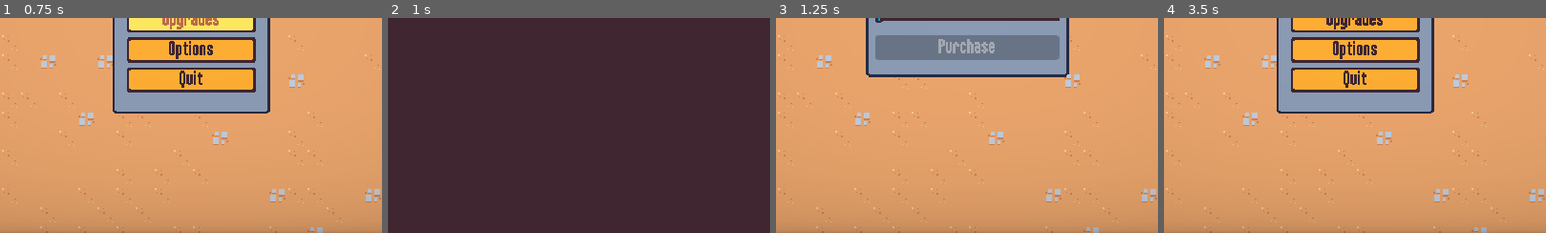
Above: before the commit, frames 1-4 (left to right).
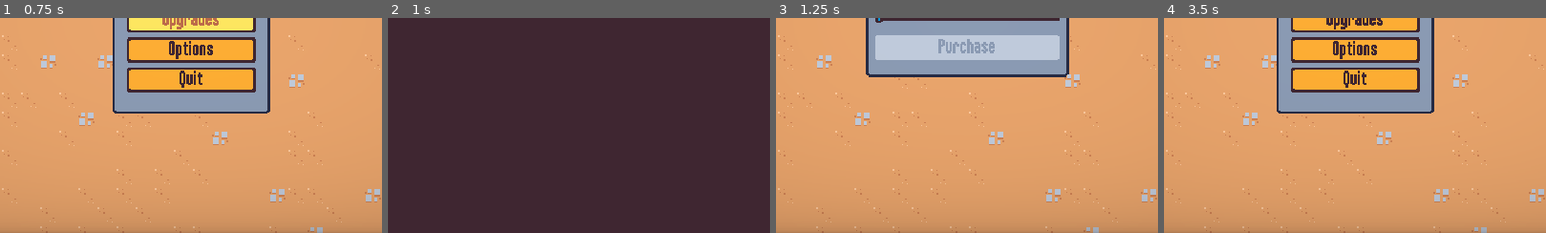
Above: after the commit, the same moments.

Repository: Yrainyw/2D-Survivors
Game: Godot game, scene res://Scenes/UI/main_menu.tscn
The game is run twice, just before and just after one commit, with the same random seed, the same clock (stepped at 60 frames per second) and the same inputs.
Inputs (mouse positions are % of the whole screen's width and height, from its top left):
- Up to frame 1 (0.75 s): click "Upgrades" at 0.5 s
- Up to frame 2 (1 s): no input
- Up to frame 3 (1.25 s): no input
- Up to frame 4 (3.5 s): move the mouse to (72, 45) at 1.27 s; press the mouse at (72, 45) at 1.28 s; hold D (move_right) 1.28-2.03 s; tap Enter at 2 s; move the mouse to (30, 55) at 2.02 s; release the mouse at (30, 55) at 2.03 s; hold S (move_down) 2.03-2.75 s; click (30, 55) at 2.1 s; click "Back" at 2.75 s
The pictures show only the part of the screen within x 25-75%, y 50-100%; the shares and areas given below are measured in that part.

Frames 1-2 are identical in both runs. In frame 3, 5.4% of the frame differs, in the area x 26-75%, y 8-20%; in frame 4, nothing differs.

Commit message:
Adding a ScrollContainer to the Meta Upgrade Sceen

Diff:
--- a/Resources/Theme/theme.tres
+++ b/Resources/Theme/theme.tres
@@ -14,6 +14,14 @@
 texture_margin_right = 13.0
 texture_margin_bottom = 3.0
 region_rect = Rect2(16, 0, 16, 16)
+
+[sub_resource type="StyleBoxTexture" id="StyleBoxTexture_rpmm1"]
+texture = ExtResource("1_3ar4g")
+texture_margin_left = 1.0
+texture_margin_top = 1.0
+texture_margin_right = 1.0
+texture_margin_bottom = 1.0
+region_rect = Rect2(18, 2, 12, 12)
 
 [sub_resource type="StyleBoxEmpty" id="StyleBoxEmpty_2myj8"]
 
@@ -81,6 +89,37 @@
 [sub_resource type="StyleBoxFlat" id="StyleBoxFlat_nenr8"]
 bg_color = Color(0.247059, 0.14902, 0.192157, 1)
 
+[sub_resource type="StyleBoxFlat" id="StyleBoxFlat_m5qq8"]
+bg_color = Color(0.996078, 0.682353, 0.203922, 1)
+border_width_left = 2
+border_width_top = 2
+border_width_right = 2
+border_width_bottom = 2
+border_color = Color(0.8, 0.8, 0.8, 0)
+
+[sub_resource type="StyleBoxFlat" id="StyleBoxFlat_d6qbh"]
+bg_color = Color(0.996078, 0.682353, 0.203922, 1)
+border_width_left = 2
+border_width_top = 2
+border_width_right = 2
+border_width_bottom = 2
+border_color = Color(0.8, 0.8, 0.8, 0)
+
+[sub_resource type="StyleBoxFlat" id="StyleBoxFlat_kmlva"]
+bg_color = Color(0.996078, 0.682353, 0.203922, 1)
+border_width_left = 2
+border_width_top = 2
+border_width_right = 2
+border_width_bottom = 2
+border_color = Color(0.8, 0.8, 0.8, 0)
+
+[sub_resource type="StyleBoxFlat" id="StyleBoxFlat_k33hc"]
+content_margin_left = 4.0
+content_margin_top = 0.0
+content_margin_right = 4.0
+content_margin_bottom = 0.0
+bg_color = Color(0.247059, 0.14902, 0.192157, 1)
+
 [resource]
 default_font = ExtResource("1_esrnp")
 default_font_size = 16
@@ -93,9 +132,11 @@
 BlueOutlineLabel/constants/shadow_offset_x = 0
 BlueOutlineLabel/constants/shadow_offset_y = 0
 Button/colors/font_color = Color(0.247059, 0.14902, 0.192157, 1)
+Button/colors/font_disabled_color = Color(0.545098, 0.607843, 0.705882, 1)
 Button/colors/font_focus_color = Color(0.247059, 0.14902, 0.192157, 1)
 Button/colors/font_hover_color = Color(0.741176, 0.423529, 0.290196, 1)
 Button/colors/font_pressed_color = Color(0.247059, 0.14902, 0.192157, 1)
+Button/styles/disabled = SubResource("StyleBoxTexture_rpmm1")
 Button/styles/focus = SubResource("StyleBoxEmpty_2myj8")
 Button/styles/hover = SubResource("StyleBoxTexture_eb6tc")
 Button/styles/normal = SubResource("StyleBoxTexture_lipnc")
@@ -108,3 +149,7 @@
 Label/constants/line_spacing = 0
 PanelContainer/styles/panel = SubResource("StyleBoxTexture_bajoh")
 ProgressBar/styles/background = SubResource("StyleBoxFlat_nenr8")
+VScrollBar/styles/grabber = SubResource("StyleBoxFlat_m5qq8")
+VScrollBar/styles/grabber_highlight = SubResource("StyleBoxFlat_d6qbh")
+VScrollBar/styles/grabber_pressed = SubResource("StyleBoxFlat_kmlva")
+VScrollBar/styles/scroll = SubResource("StyleBoxFlat_k33hc")
--- a/Scenes/UI/meta_menu.tscn
+++ b/Scenes/UI/meta_menu.tscn
@@ -16,29 +16,46 @@
 format = 2
 layer_0/tile_data = PackedInt32Array(262145, 0, 4, 262146, 65536, 4, 262147, 0, 4, 262148, 0, 4, 262149, 0, 4, 262150,  …(160907 unchanged characters)…
 
-[node name="MarginContainer" type="MarginContainer" parent="."]
+[node name="ScrollContainer" type="ScrollContainer" parent="."]
 anchors_preset = 15
 anchor_right = 1.0
 anchor_bottom = 1.0
 grow_horizontal = 2
 grow_vertical = 2
+
+[node name="MarginContainer" type="MarginContainer" parent="ScrollContainer"]
+layout_mode = 2
+size_flags_horizontal = 3
 theme_override_constants/margin_left = 24
 theme_override_constants/margin_top = 16
 theme_override_constants/margin_right = 24
 theme_override_constants/margin_bottom = 16
 
-[node name="GridContainer" type="GridContainer" parent="MarginContainer"]
+[node name="GridContainer" type="GridContainer" parent="ScrollContainer/MarginContainer"]
 unique_name_in_owner = true
 layout_mode = 2
-size_flags_horizontal = 4
+size_flags_horizontal = 6
 theme_override_constants/h_separation = 16
+theme_override_constants/v_separation = 16
 columns = 2
 
-[node name="MetaUpgradeCard" parent="MarginContainer/GridContainer" instance=ExtResource("3_ekii7")]
+[node name="MetaUpgradeCard" parent="ScrollContainer/MarginContainer/GridContainer" instance=ExtResource("3_ekii7")]
 layout_mode = 2
 
-[node name="MetaUpgradeCard2" parent="MarginContainer/GridContainer" instance=ExtResource("3_ekii7")]
+[node name="MetaUpgradeCard2" parent="ScrollContainer/MarginContainer/GridContainer" instance=ExtResource("3_ekii7")]
 layout_mode = 2
+
+[node name="MetaUpgradeCard3" parent="ScrollContainer/MarginContainer/GridContainer" instance=ExtResource("3_ekii7")]
+layout_mode = 2
+
+[node name="MarginContainer" type="MarginContainer" parent="."]
+offset_right = 98.0
+offset_bottom = 53.0
+size_flags_horizontal = 3
+theme_override_constants/margin_left = 24
+theme_override_constants/margin_top = 16
+theme_override_constants/margin_right = 24
+theme_override_constants/margin_bottom = 16
 
 [node name="BackButton" type="Button" parent="MarginContainer"]
 unique_name_in_owner = true
Not shown: 1 places in Resources/Theme/theme.tres that only renumber resources
